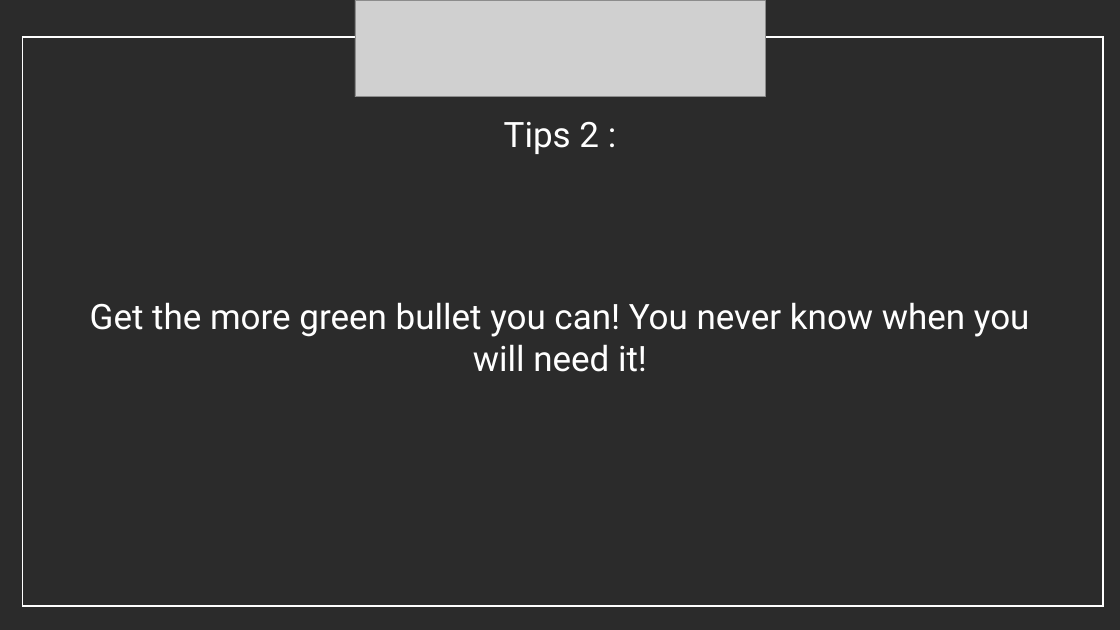
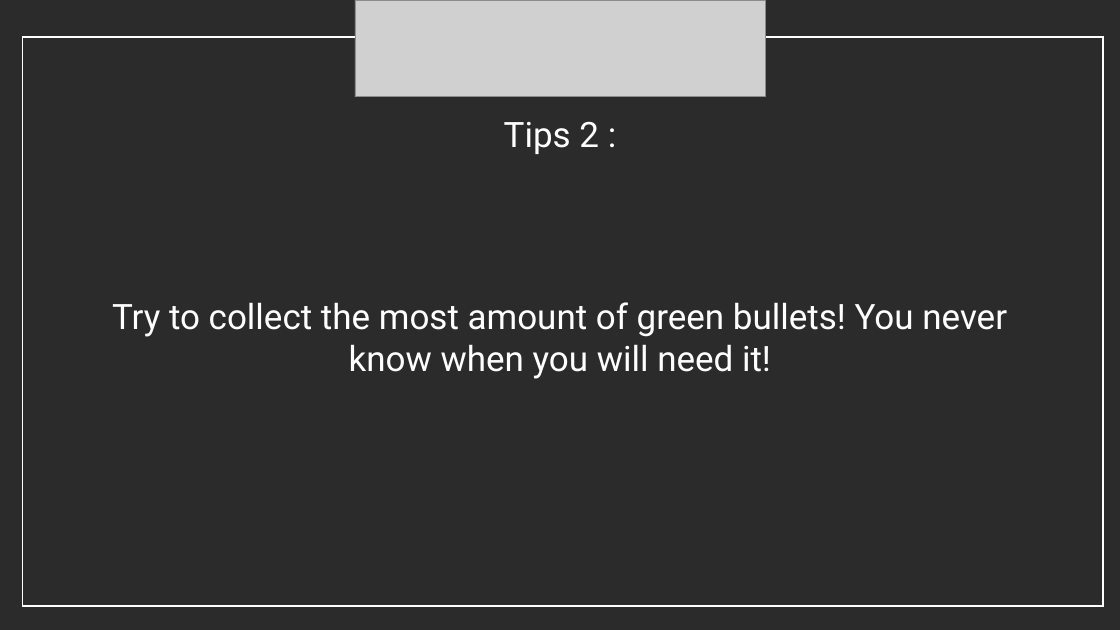
Before and after one commit to alexispros2008-lang/Projet-de-programmation-orient-e-objet, a slide deck: slide 3 of images/drawingTheTutorial.pptx. Drawn at 1120x630 pixels with LibreOffice and Linux fonts; fonts in the diff are those of the drawing; grey boxes stand for pictures; background and template pictures are left out; a plain dark background stands for a picture behind light text. Boxes give left, top, right and bottom in pixels: in the first picture for what was removed or moved away, otherwise in the second. Text is boxed around its words. In the diff, an @@ line names an element or a change of style, - is before the commit and + after.

```diff
--- a/images/drawingTheTutorial.pptx
+++ b/images/drawingTheTutorial.pptx
@@ text at [112,302,1007,379]: text changed @@
-Get the more green bullet you can! You never know when you will need it!
+Try to collect the most amount of green bullets! You never know when you will need it!
```
Also in this commit, not shown: 2 other slides changed, 1 slide removed, 1 other file.
